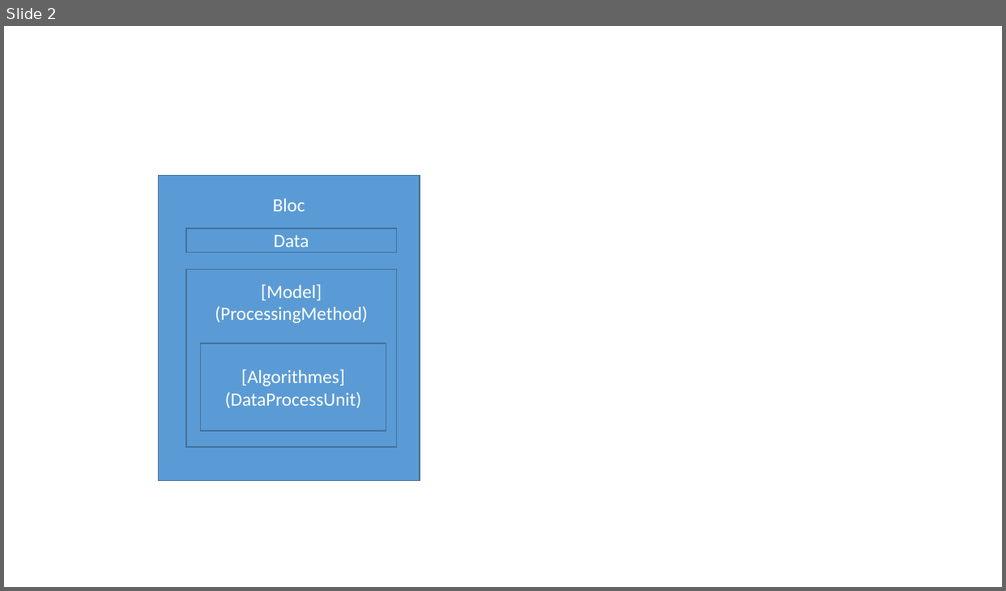
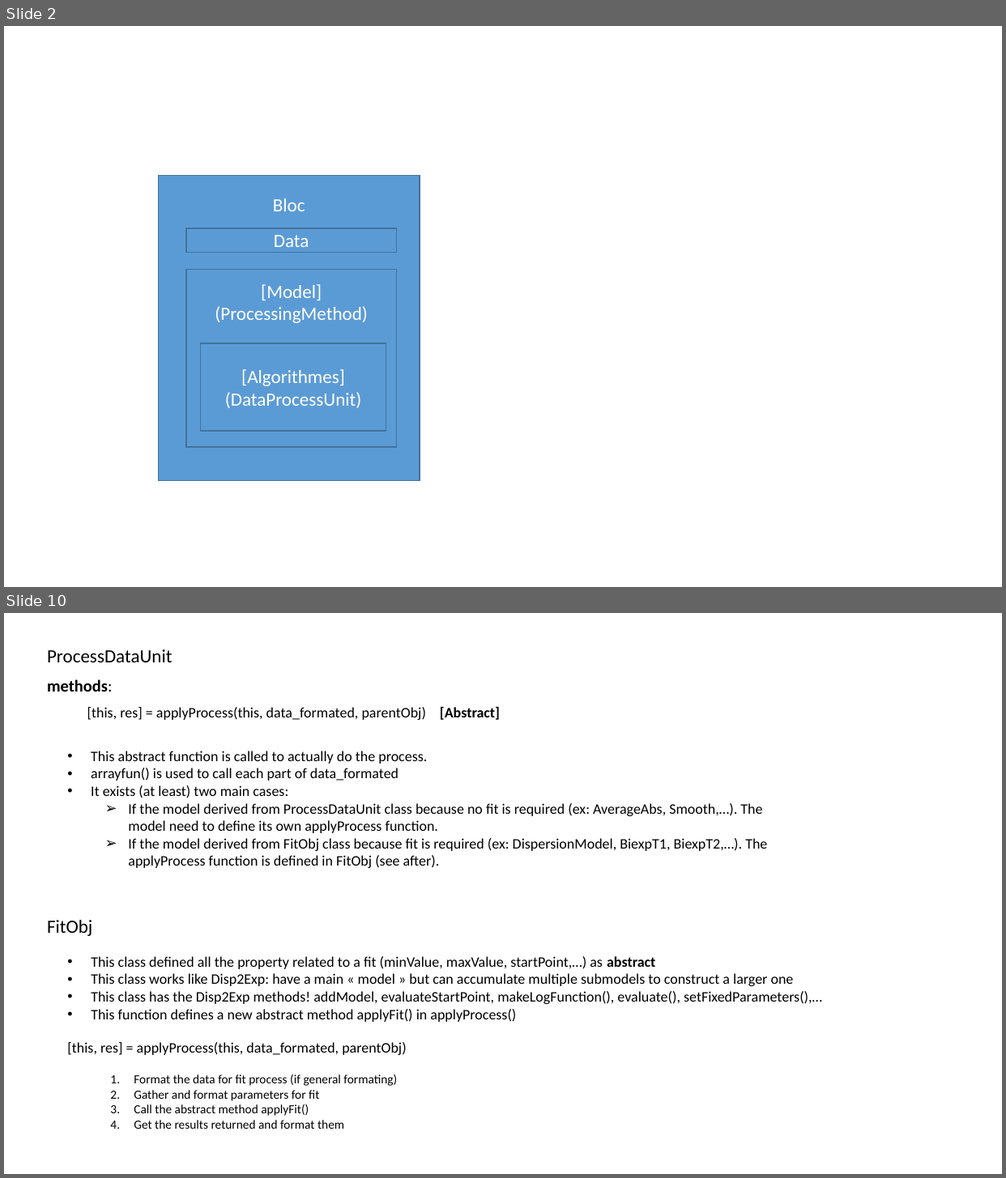
Before and after one commit to ManuIdentiFY/FitLike2, a slide deck: Program structure.pptx. Shown one above the other, each under a label of ours: slide 2 before the commit, slides 2 and 10 after it; the slides between them are not shown. The pictures are 1006x591 and 1006x1178 pixels, drawn with LibreOffice and Linux fonts; fonts in the diff are those of the drawing. Boxes give left, top, right and bottom in pixels: in the first picture for what was removed or moved away, otherwise in the second. Text is boxed around its words. In the diff, an @@ line names an element or a change of style, - is before the commit and + after.

```diff
--- a/Program structure.pptx
+++ b/Program structure.pptx
@@ slide 10 added at <box>4,613,1002,1174</box>, background #FFFFFF @@
@@ text added at <box>47,649,172,662</box>, 18 pt, text #000000 @@
+ProcessDataUnit
@@ text added at <box>47,679,113,692</box>, 16 pt, text #000000, bold @@
+methods:
@@ text added at <box>87,707,500,720</box>, 14 pt, text #000000 @@
+[this, res] = applyProcess(this, data_formated, parentObj) [Abstract]
@@ text added at <box>91,751,767,868</box>, 14 pt, text #000000 @@
+• This abstract function is called to actually do the process.
+• arrayfun() is used to call each part of data_formated
+• It exists (at least) two main cases:
+  ➢ If the model derived from ProcessDataUnit class because no fit is required (ex: AverageAbs, Smooth,…). The model need to define its own applyProcess function.
+  ➢ If the model derived from FitObj class because fit is required (ex: DispersionModel, BiexpT1, BiexpT2,…). The applyProcess function is defined in FitObj (see after).
@@ text added at <box>47,920,93,936</box>, 18 pt, text #000000 @@
+FitObj
@@ text added at <box>91,956,822,1022</box>, 14 pt, text #000000 @@
+• This class defined all the property related to a fit (minValue, maxValue, startPoint,…) as abstract
+• This class works like Disp2Exp: have a main « model » but can accumulate multiple submodels to construct a larger one
+• This class has the Disp2Exp methods! addModel, evaluateStartPoint, makeLogFunction(), evaluate(), setFixedParameters(),…
+• This function defines a new abstract method applyFit() in applyProcess()
@@ text added at <box>67,1042,406,1055</box>, 14 pt, text #000000 @@
+[this, res] = applyProcess(this, data_formated, parentObj)
@@ text added at <box>134,1075,397,1129</box>, 12 pt, text #000000 @@
+1. Format the data for fit process (if general formating)
+2. Gather and format parameters for fit
+3. Call the abstract method applyFit()
+4. Get the results returned and format them
```
Also in this commit, not shown: 1 slide changed, 7 other slides added.
